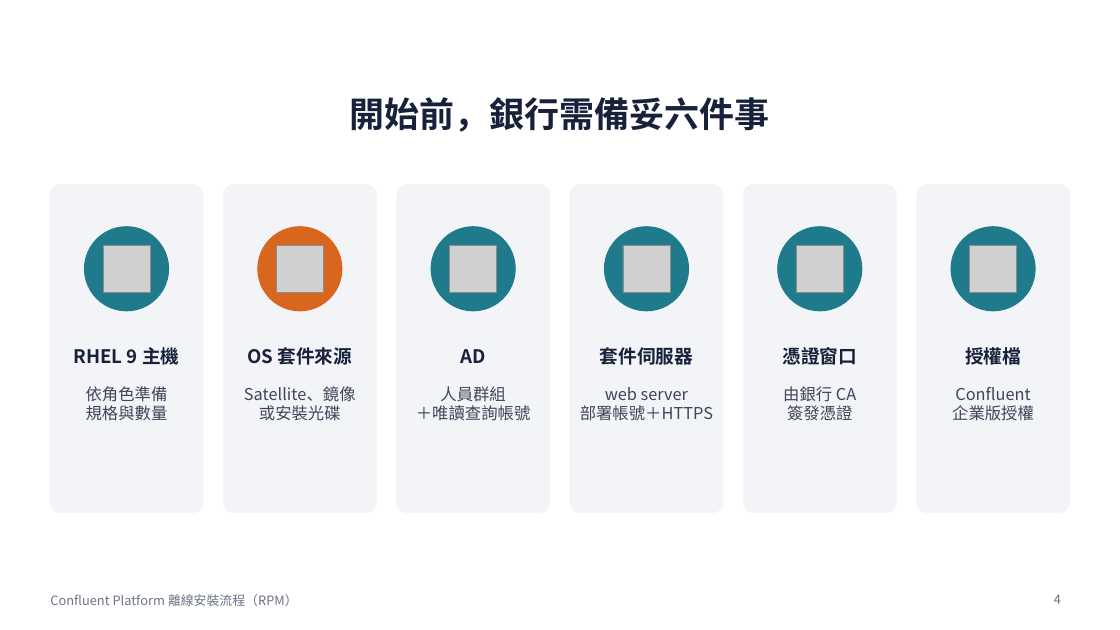
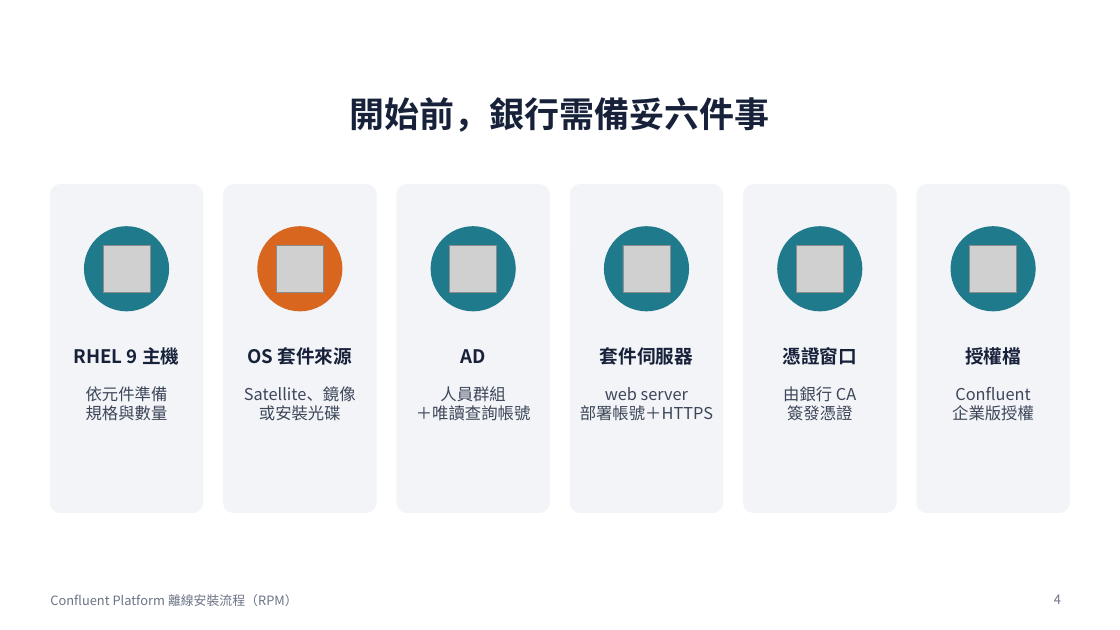
Before and after one commit to zxc81906119/kafka_install_ops, a slide deck: slide 4 of docs/Confluent-RPM安裝流程.pptx. Drawn at 1120x630 pixels with LibreOffice and Linux fonts; fonts in the diff are those of the drawing; grey boxes stand for pictures. Boxes give left, top, right and bottom in pixels: in the first picture for what was removed or moved away, otherwise in the second. Text is boxed around its words. In the diff, an @@ line names an element or a change of style, - is before the commit and + after.

```diff
--- a/docs/Confluent-RPM安裝流程.pptx
+++ b/docs/Confluent-RPM安裝流程.pptx
@@ text at [86,386,168,402]: text changed @@
-依角色準備
+依元件準備
```
Also in this commit, not shown: 5 other slides changed, 16 other files.
